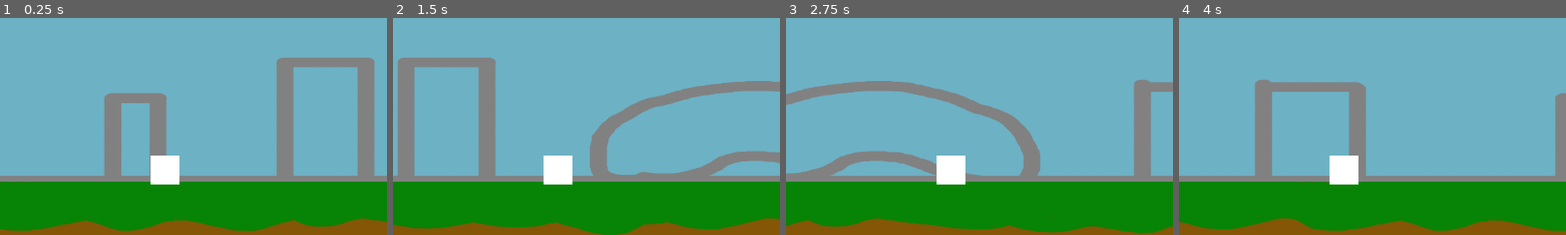
Above: before the commit, frames 1-4 (left to right).
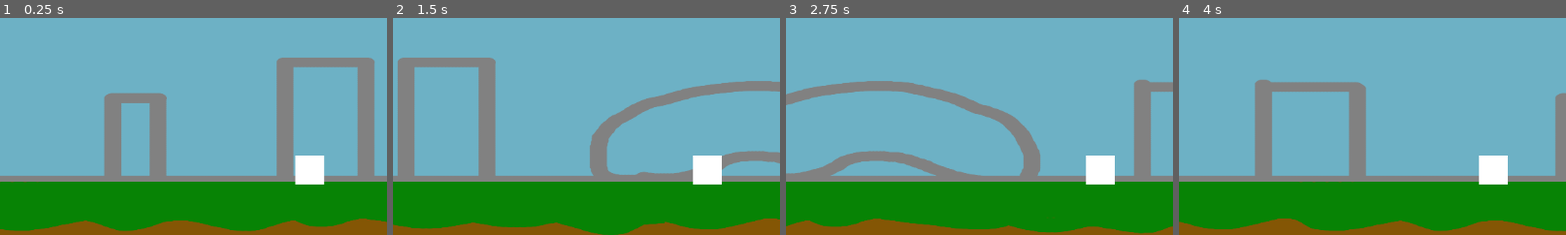
Above: after the commit, the same moments.

Repository: squidink7/SuperAF
Game: Godot game, scene res://scenes/visualisations/surfers/visualisation.tscn
The game is run twice, just before and just after one commit, with the same random seed, the same clock (stepped at 60 frames per second) and the same inputs. This scene is started directly instead of the project's main scene.
Inputs (mouse positions are % of the whole screen's width and height, from its top left):
- Up to frame 1 (0.25 s): no input
- Up to frame 2 (1.5 s): tap Enter at 0.5, 1.35 s; move the mouse to (72, 45) at 0.52 s; tap Backspace at 0.6 s; tap Space at 0.77 s; move the mouse to (30, 55) at 1.27 s
- Up to frame 3 (2.75 s): tap Space at 1.52 s; move the mouse to (60, 28) at 2.02 s; tap Backspace at 2.1 s
- Up to frame 4 (4 s): move the mouse to (45, 70) at 2.77 s; tap Enter at 2.85 s; tap Space at 3.02, 3.77 s; move the mouse to (80, 65) at 3.52 s; tap Backspace at 3.6 s
The pictures show only the part of the screen within x 0-50%, y 17-67%; the shares and areas given below are measured in that part.

The runs differ from the first frame. In frame 1, 2.0% of the frame differs, in the area x 38-84%, y 63-77%; in frame 2, 2.0%; in frame 3, 2.0%; in frame 4, 2.0%.

Commit message:
Reworked all life code into the root gam node

Diff:
--- a/scenes/game/game.gd
+++ b/scenes/game/game.gd
@@ -1,9 +1,26 @@
 class_name Game
 extends Control
+
+signal life_changed(current_lives: int, max_lives: int, increase: bool)
+signal game_over
 
 var score: int = 0
 var score_multiplier := 1.0
 var time: float = 0
+
+@export var correct_before_life_increase: int
+var current_correct_count := 0
+
+@export var mistakes_before_life_loss: int
+var current_mistake_count := 0
+
+
+@export var max_lives: int
+@export var lives: int:
+
+	set(value):
+		lives = clamp(value,0, max_lives)
+
 
 func setup(lesson_text: String, game_mode: String):
 	$Terminal.setup(lesson_text)
@@ -12,8 +29,9 @@
 
 	$Terminal.correct_word_entered.connect(visualisation.correct)
 	$Terminal.incorrect_character_entered.connect(visualisation.incorrect)
+	life_changed.connect(visualisation.life_changed)
+	$Visualisation.add_child(visualisation)
 
-	$Visualisation.add_child(visualisation)
 
 func _process(delta: float) -> void:
 	time += delta
@@ -33,3 +51,31 @@
 	print("Incorrect character pressed!")
 	$Score.text = 'Score: ' + str(score)
 	%IncorrectSound.play()
+
+
+func on_game_over():
+	print("Game over")
+
+
+func typing_correct() -> void:
+	current_correct_count += 1
+
+	if (current_correct_count >= correct_before_life_increase):
+		current_correct_count = 0
+		lives += 1
+		print("Life gained, current " + str(lives))
+		life_changed.emit(lives, max_lives, true)
+
+
+
+
+func typing_incorrect() -> void:
+	current_mistake_count += 1
+	if (current_mistake_count >= mistakes_before_life_loss):
+		current_mistake_count = 0
+		lives -= 1
+		print("Life lost, current: " + str(lives))
+		life_changed.emit(lives, max_lives, false)
+
+		if (lives <= 0):
+			game_over.emit()
--- a/scenes/game/game.tscn
+++ b/scenes/game/game.tscn
@@ -15,6 +15,10 @@
 grow_horizontal = 2
 grow_vertical = 2
 script = ExtResource("1_5i0tg")
+correct_before_life_increase = 3
+mistakes_before_life_loss = 3
+max_lives = 5
+lives = 3
 
 [node name="Terminal" parent="." instance=ExtResource("2_bdhmt")]
 layout_mode = 1
@@ -77,6 +81,9 @@
 grow_horizontal = 2
 grow_vertical = 2
 
+[connection signal="game_over" from="." to="." method="on_game_over"]
+[connection signal="correct_word_entered" from="Terminal" to="." method="typing_correct"]
 [connection signal="correct_word_entered" from="Terminal" to="." method="correct"]
 [connection signal="incorrect_character_entered" from="Terminal" to="." method="incorrect"]
+[connection signal="incorrect_character_entered" from="Terminal" to="." method="typing_incorrect"]
 [connection signal="key_pressed" from="Terminal" to="Terminal/KeyPress" method="play"]
--- a/scenes/visualisations/surfers/character.gd
+++ b/scenes/visualisations/surfers/character.gd
@@ -1,6 +1,5 @@
 extends CharacterBody2D
 
-signal game_over
 
 @export var max_lives: int
 @export var lives: int:
@@ -24,10 +23,6 @@
 		lives -= 1
 		print("Life lost, current: " + str(lives))
 
-
-		if (lives <= 0):
-			game_over.emit()
-
 		#TODO: Play animation
 
 
--- a/scenes/visualisations/surfers/game_logic_manager.gd
+++ b/scenes/visualisations/surfers/game_logic_manager.gd
@@ -2,8 +2,6 @@
 
 # This class handles the signals from terminal and tells the Character and villian classes what to do.
 
-signal life_lost
-signal life_gain
 
 # Values are in inspector so they can be changed to whatever we decide on.
 @export var correct_before_life_increase: int
@@ -17,31 +15,12 @@
 	$"Hero Animation".play("hero_walk")
 
 
-
 # Called every frame. 'delta' is the elapsed time since the previous frame.
 func _process(delta: float) -> void:
 	pass
 
-
-func typing_incorrect() -> void:
-	current_mistake_count += 1
-
-	if (current_mistake_count >= mistakes_before_life_loss):
-		current_mistake_count = 0
-		life_lost.emit()
-
-
-func typing_correct() -> void:
-	current_correct_count += 1
-
-	if (current_correct_count >= correct_before_life_increase):
-		current_correct_count = 0
-		life_gain.emit()
-
-
-
-
-
-func _on_character_game_over() -> void:
-	print("game over")
-	#TODO: Display game over screen and go back to start menu
+func on_life_changed(current_lives: int, max_lives: int, increase: bool):
+	if (increase):
+		%Villian._on_life_gain(current_lives, max_lives)
+	else:
+		%Villian._on_life_lost(current_lives, max_lives)
--- a/scenes/visualisations/surfers/stage_1.tscn
+++ b/scenes/visualisations/surfers/stage_1.tscn
@@ -102,7 +102,7 @@
 position = Vector2(801, 261)
 script = ExtResource("4_yh6pm")
 max_lives = 5
-lives = 5
+lives = 3
 
 [node name="Sprite2D2" type="Sprite2D" parent="Character"]
 scale = Vector2(0.1025, 0.1025)
@@ -110,6 +110,7 @@
 flip_h = true
 
 [node name="Villian" type="CharacterBody2D" parent="."]
+unique_name_in_owner = true
 position = Vector2(246, 338)
 script = ExtResource("6_m4g1a")
 
--- a/scenes/visualisations/surfers/villian.gd
+++ b/scenes/visualisations/surfers/villian.gd
@@ -6,15 +6,17 @@
 @onready var default_position := self.global_position.x
 @onready var character_position = character.global_position.x
 @onready var character_target_position: float = self.global_position.x
-@onready var distance_to_move = (character_position - default_position) / character.max_lives
 
+func get_new_target_position(lives: int, max_lives: int):
+	return character_position - (((character_position - default_position) / max_lives) * lives)
+	#return ((character_position - default_position) / character.max_lives)
 
 # Called when the node enters the scene tree for the first time.
 func _ready() -> void:
 	# Adjusts the starting position of the object based on however many lives are set by default
 	if (character.max_lives != character.lives):
 		var life_difference = character.max_lives - character.lives
-		character_target_position += distance_to_move * life_difference
+		character_target_position = get_new_target_position(character.lives, character.max_lives)
 
 
 
@@ -23,13 +25,13 @@
 	self.global_position.x = lerp(self.global_position.x, character_target_position, 0.2)
 
 
-func _on_game_logic_manager_life_lost() -> void:
+func _on_life_lost(current_lives: int, max_lives: int) -> void:
 
 	# Since both character and villian signals run at the same time, 1 has to be removed
 	if (character.lives == 0):
 		print("Caught")
 	else:
-		character_target_position += distance_to_move
+		character_target_position = get_new_target_position(current_lives, max_lives)
 
 
 
@@ -37,23 +39,18 @@
 	pass # Replace with function body.
 
 
-func _on_game_logic_manager_life_gain() -> void:
+func _on_life_gain(current_lives: int, max_lives: int) -> void:
 
 	# Since both character and villian signals run at the same time, 1 has to be added
 	if (character.lives == character.max_lives):
 
 		if (self.global_position.x > default_position):
-			character_target_position -= distance_to_move
+			character_target_position = get_new_target_position(current_lives, max_lives)
 			return
 
 		print("Already at max distance")
 		return
 
 	else:
-		character_target_position -= distance_to_move
-
-
-
-
+		character_target_position = get_new_target_position(current_lives, max_lives)
 	#TODO Animation / change position
-	pass # Replace with function body.
--- a/scenes/visualisations/surfers/visualisation.gd
+++ b/scenes/visualisations/surfers/visualisation.gd
@@ -14,3 +14,7 @@
 
 func incorrect():
 	fail.emit()
+
+
+func life_changed(current_lives: int, max_lives: int, increase: bool):
+	%Stage.on_life_changed(current_lives, max_lives, increase)
Not shown: 1 places in scenes/visualisations/surfers/stage_1.tscn that only renumber resources
